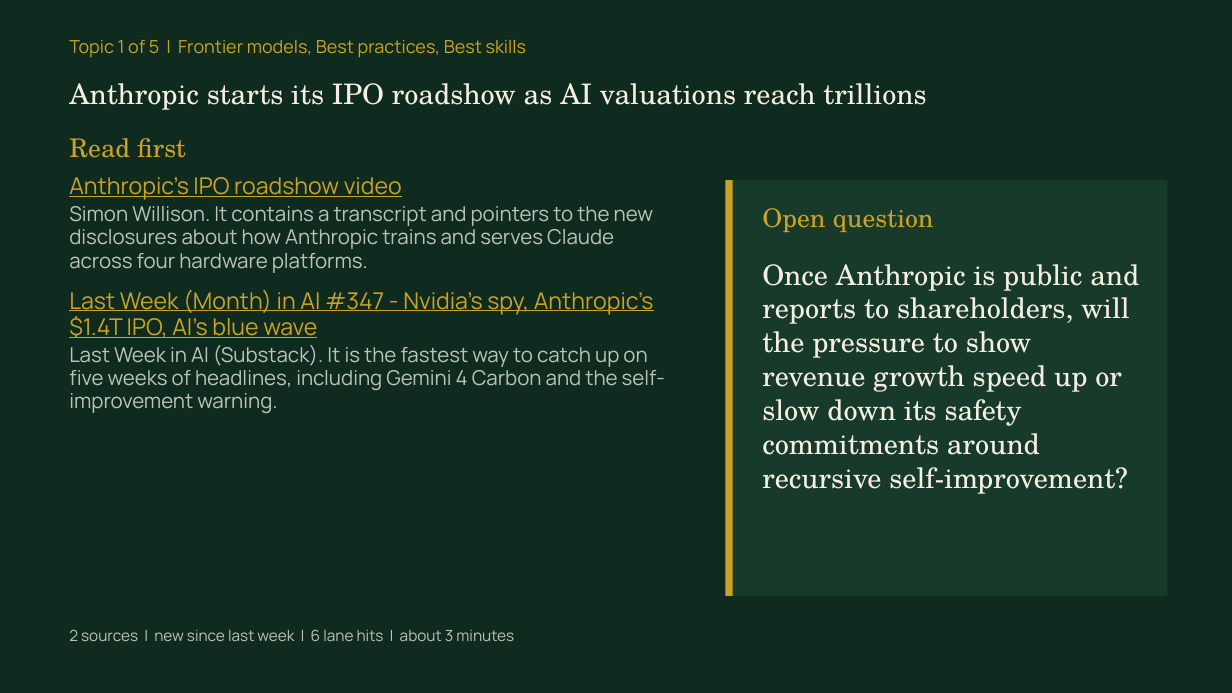
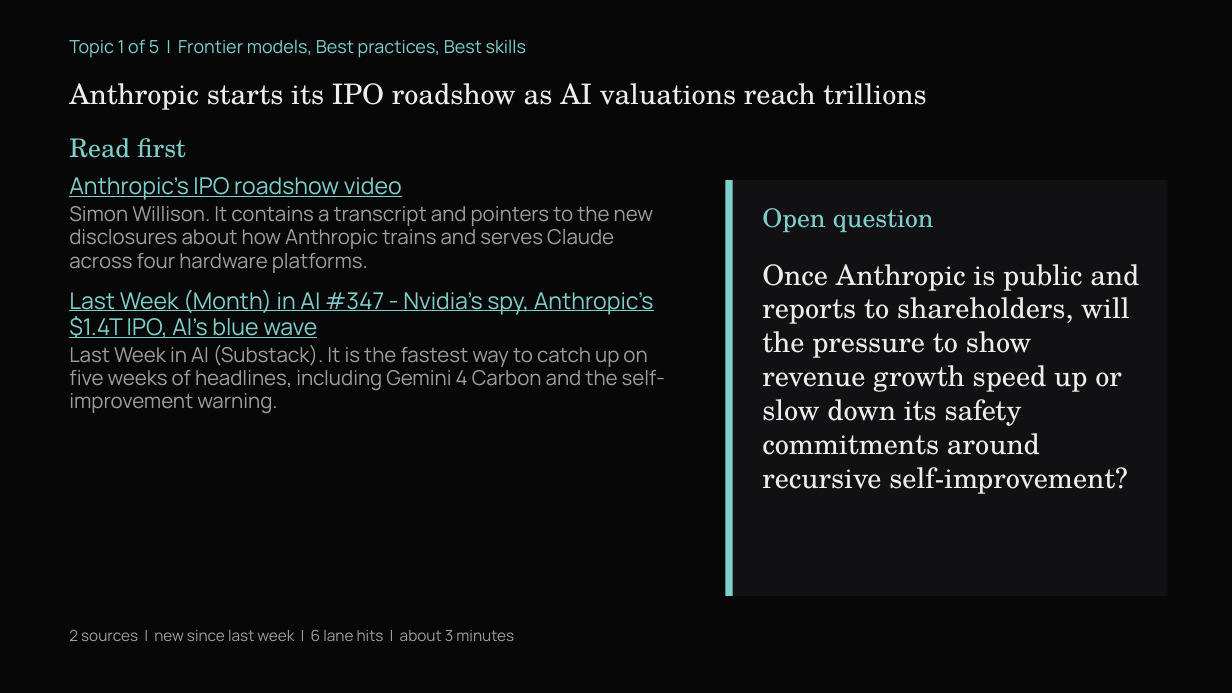
Before and after one commit to syb-code/news-digest, a slide deck: slide 4 of docs/learn/2026-11-11/briefing.pptx. Drawn at 1232x693 pixels with LibreOffice and Linux fonts; fonts in the diff are those of the drawing. Boxes give left, top, right and bottom in pixels: in the first picture for what was removed or moved away, otherwise in the second. Text is boxed around its words. In the diff, an @@ line names an element or a change of style, - is before the commit and + after.

```diff
--- a/docs/learn/2026-11-11/briefing.pptx
+++ b/docs/learn/2026-11-11/briefing.pptx
@@ background #0F2A1F to #070708 @@
@@ text "Anthropic starts its IPO roadshow ..." at (69,83,926,110): text colour #F4EFE1 to #EDEDEB @@
@@ text "Anthropic's IPO roadshow video" at (69,177,665,413): text colour #C9A227 to #7ECECC in "Anthropic's IPO roadshow video", "Last Week (Month) in AI #347 - ..."; text colour #B8C4B4 to #9D9D9D in "Simon Willison. It contains a transcript and ...", "Last Week in AI (Substack). It is ..." @@
@@ rectangle at (726,180,1167,596): fill #173A2B to #111113 @@
@@ rectangle at (726,180,733,596): fill #C9A227 to #7ECECC @@
@@ text colour #C9A227 to #7ECECC in 3 elements at (69,39,526,58), (69,138,186,158), (762,208,934,232) @@
@@ text "Once Anthropic is public and ..." at (762,264,1139,494): text colour #F4EFE1 to #EDEDEB @@
@@ text "2 sources | new since ..." at (69,629,514,641): text colour #B8C4B4 to #9D9D9D @@
```
Also in this commit, not shown: 16 other slides changed, 9 other files.
